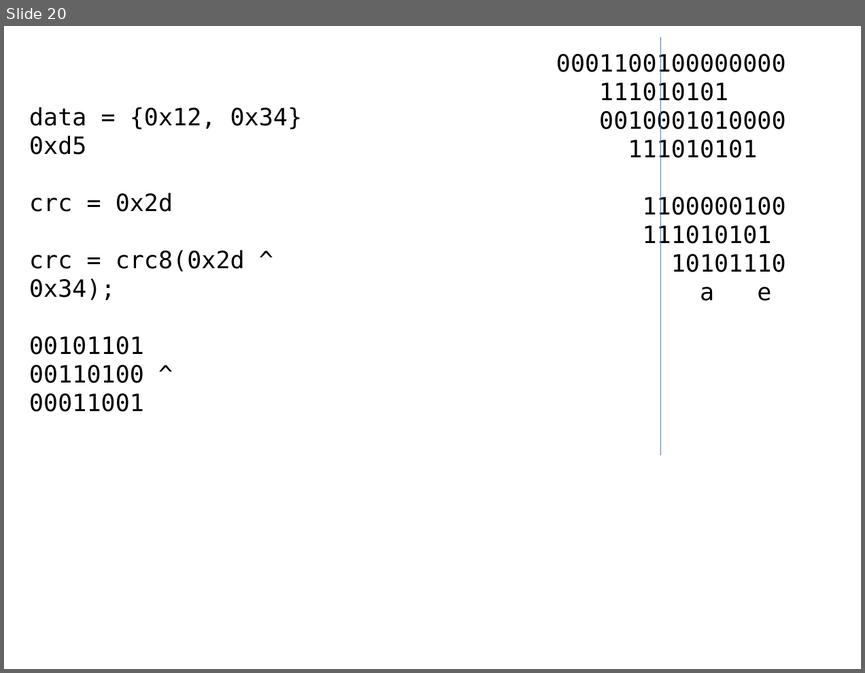
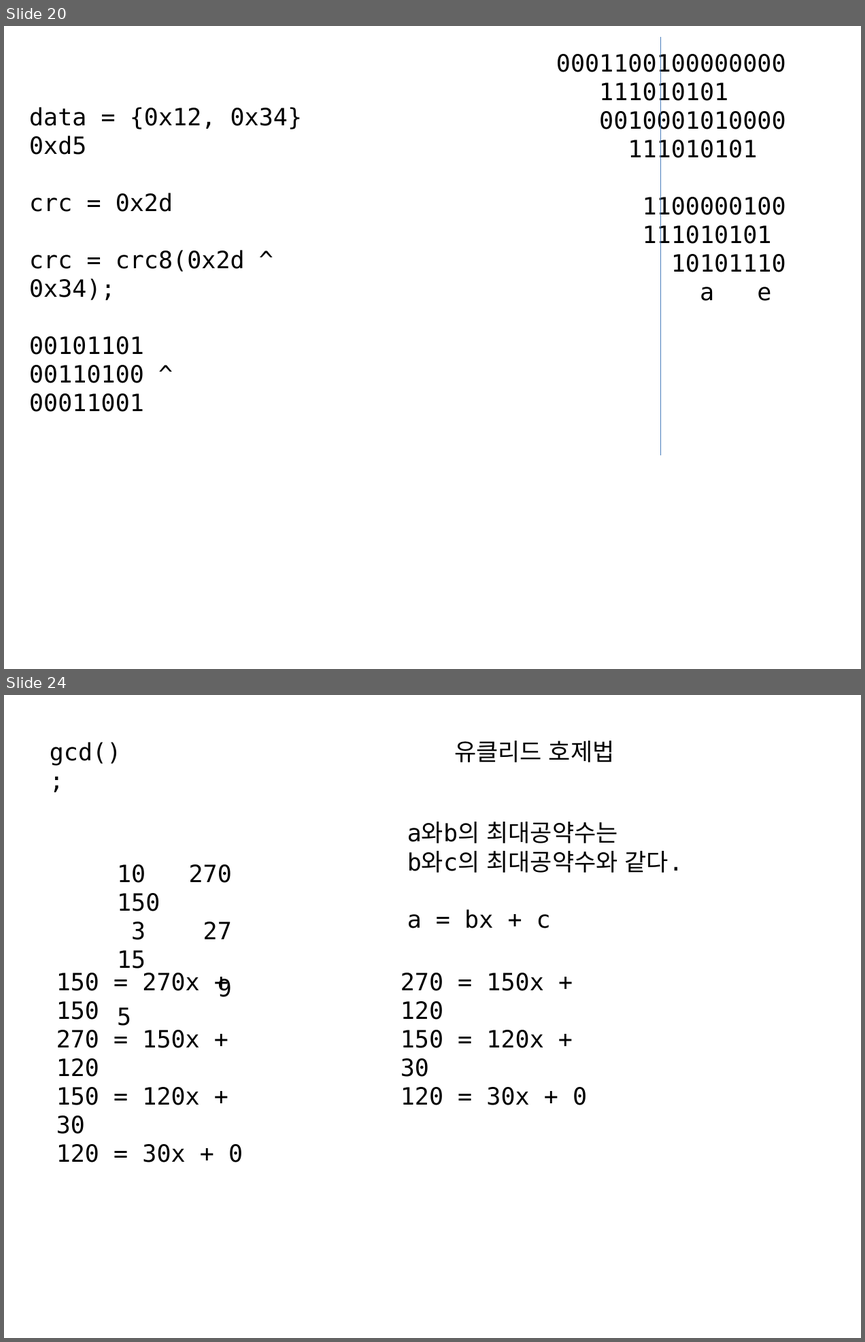
Before and after one commit to chisun-joung/osdsalgo_c, a slide deck: 05_day.pptx. Shown one above the other, each under a label of ours: slide 20 before the commit, slides 20 and 24 after it; the slides between them are not shown. The pictures are 865x673 and 865x1342 pixels, drawn with LibreOffice and Linux fonts; fonts in the diff are those of the drawing. Boxes give left, top, right and bottom in pixels: in the first picture for what was removed or moved away, otherwise in the second. Text is boxed around its words. In the diff, an @@ line names an element or a change of style, - is before the commit and + after.

```diff
--- a/05_day.pptx
+++ b/05_day.pptx
@@ slide 24 added at [4,695,861,1338], background #FFFFFF @@
@@ text added at [50,742,121,766], 20 pt, text #000000 @@
+gcd();
@@ text added at [454,741,615,762], 20 pt, text #000000 @@
+유클리드 호제법
@@ text added at [407,821,683,928], 20 pt, text #000000 @@
+a와b의 최대공약수는
+b와c의 최대공약수와 같다.
+a = bx + c
@@ text added at [117,864,232,1025], 20 pt, text #000000 @@
+10 270 150
+3 27 15
+9 5
@@ text added at [56,972,243,1162], 20 pt, text #000000 @@
+150 = 270x + 150
+270 = 150x + 120
+150 = 120x + 30
+120 = 30x + 0
@@ text added at [400,972,587,1105], 20 pt, text #000000 @@
+270 = 150x + 120
+150 = 120x + 30
+120 = 30x + 0
```
Also in this commit, not shown: 1 slide changed, 3 other slides added, 2 other files.
